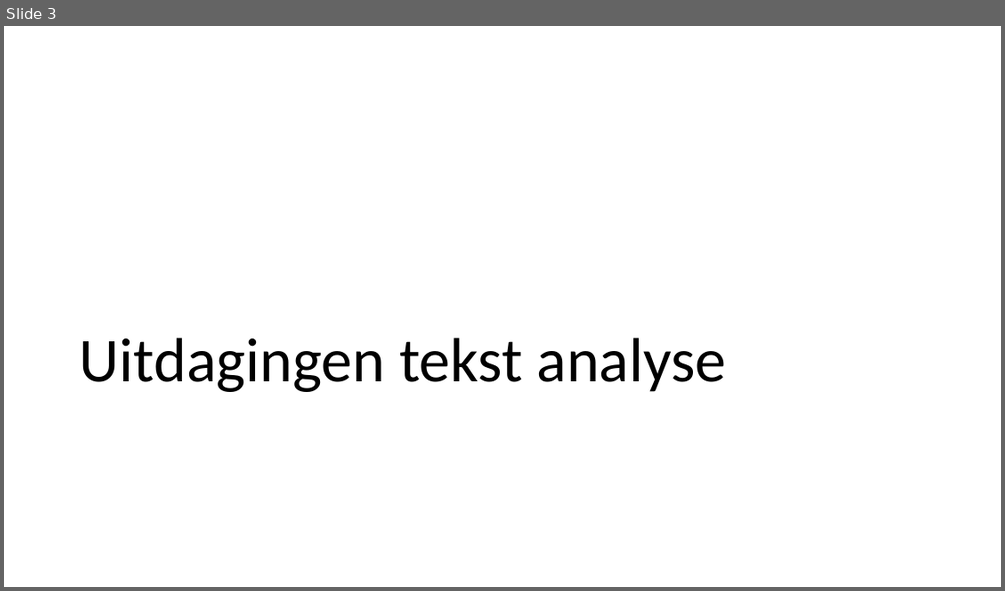
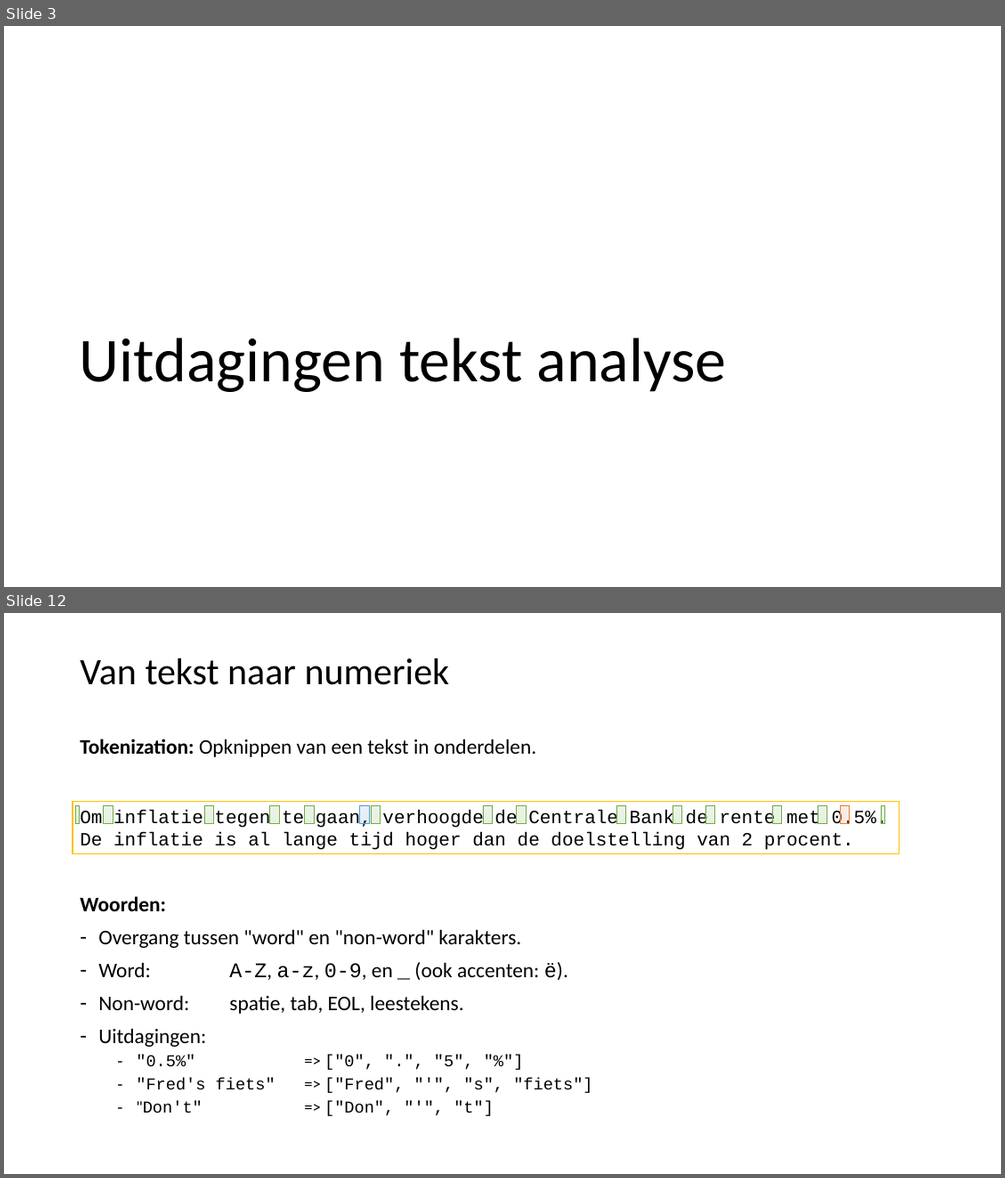
Before and after one commit to LFKoning/knowledge-sharing, a slide deck: python_trainees/5_nlp/python_traineeship_5.pptx. Shown one above the other, each under a label of ours: slide 3 before the commit, slides 3 and 12 after it; the slides between them are not shown. The pictures are 1005x591 and 1005x1178 pixels, drawn with LibreOffice and Linux fonts; fonts in the diff are those of the drawing. Boxes give left, top, right and bottom in pixels: in the first picture for what was removed or moved away, otherwise in the second. Text is boxed around its words. In the diff, an @@ line names an element or a change of style, - is before the commit and + after.

```diff
--- a/python_trainees/5_nlp/python_traineeship_5.pptx
+++ b/python_trainees/5_nlp/python_traineeship_5.pptx
@@ slide 12 added at [4, 613, 1001, 1174], background #FFFFFF @@
@@ title added at [80, 658, 450, 685], 36 pt, text #000000 @@
+Van tekst naar numeriek
@@ text added at [80, 738, 536, 757], 20 pt, text #000000 @@
+Tokenization: Opknippen van een tekst in onderdelen.
@@ rectangle added at [73, 802, 900, 854], fill #FFFFFF, outline #FFC000 1 pt, 18 pt, text #000000 @@
+Om inflatie tegen te gaan, verhoogde de Centrale Bank de rente met 0.5%.
+De inflatie is al lange tijd hoger dan de doelstelling van 2 procent.
@@ rectangle added at [360, 805, 370, 823], fill gradient #B1CBE9 to #A3C1E5 to #93B9E4, outline #5B9BD5 0.5 pt @@
@@ rectangle added at [840, 805, 849, 823], fill gradient #F7BDA5 to #F5B196 to #F8A582, outline #ED7D31 0.5 pt @@
@@ group added at [76, 805, 885, 823]: 14 rectangles @@
@@ text added at [80, 896, 592, 1116], 20 pt, text #000000 @@
+Woorden:
+– Overgang tussen "word" en "non-word" karakters.
+– Word: A-Z, a-z, 0-9, en _ (ook accenten: ë).
+– Non-word: spatie, tab, EOL, leestekens.
+– Uitdagingen:
+  – "0.5%" => ["0", ".", "5", "%"]
+  – "Fred's fiets" => ["Fred", "'", "s", "fiets"]
+  – "Don't" => ["Don", "'", "t"]
```
Also in this commit, not shown: 4 slides changed, 27 other slides added, 3 slides removed, 3 other files.
